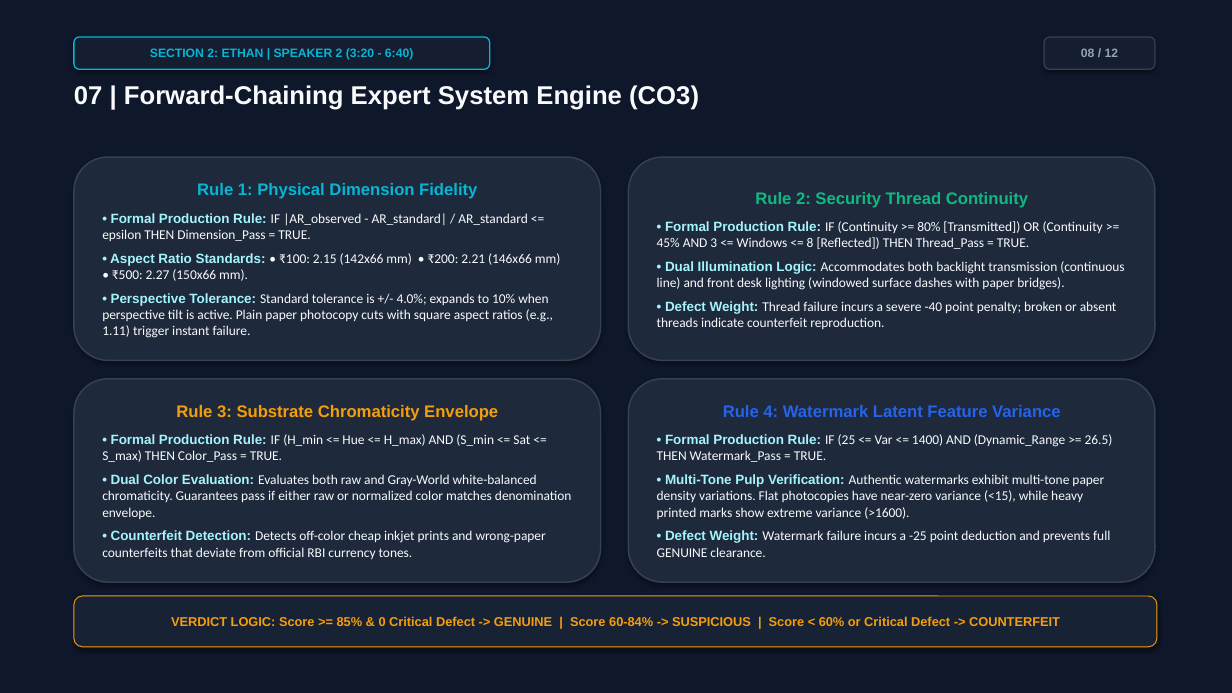
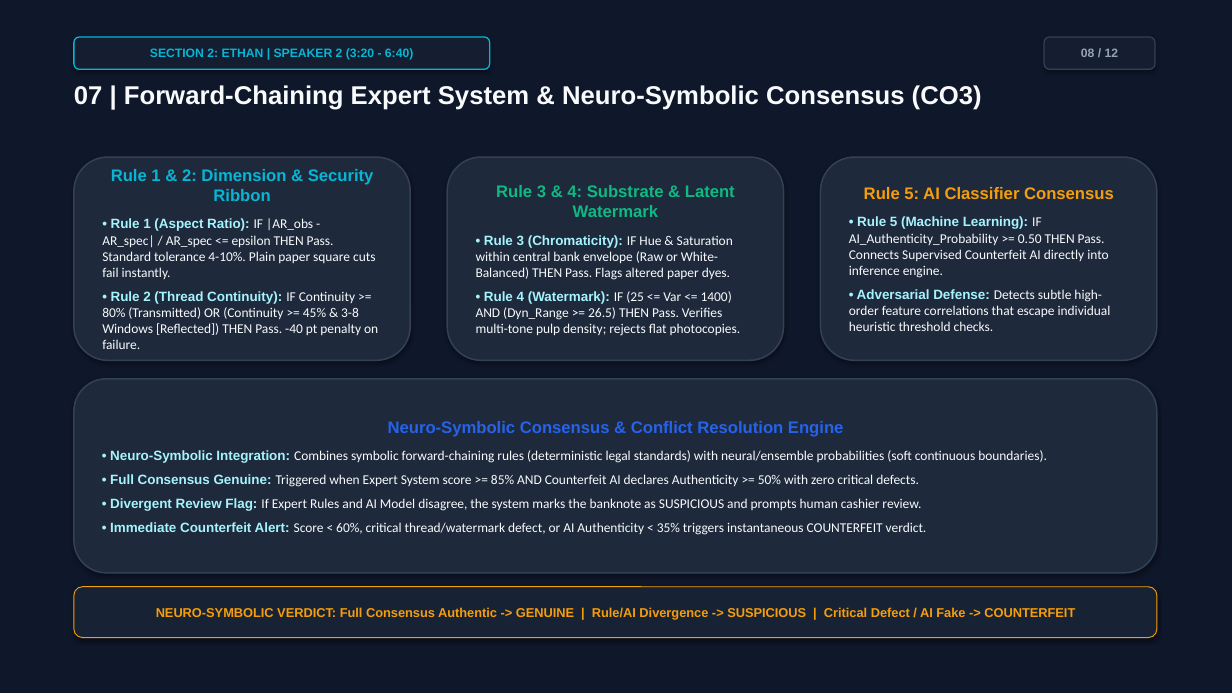
Before and after one commit to Soham51826/real-time-currency-counterfeit-checker, a slide deck: slide 8 of CurrencyGuard_AI_Defense_Presentation.pptx. Drawn at 1232x693 pixels with LibreOffice and Linux fonts; fonts in the diff are those of the drawing. Boxes give left, top, right and bottom in pixels: in the first picture for what was removed or moved away, otherwise in the second. Text is boxed around its words. In the diff, an @@ line names an element or a change of style, - is before the commit and + after.

```diff
--- a/CurrencyGuard_AI_Defense_Presentation.pptx
+++ b/CurrencyGuard_AI_Defense_Presentation.pptx
@@ text at [74,85,982,110]: text changed @@
-07 | Forward-Chaining Expert System Engine (CO3)
+07 | Forward-Chaining Expert System & Neuro-Symbolic Consensus (CO3)
@@ rounded rectangle "Rule 1 & 2: Dimension ...": place and size @@
-rounded rectangle "Rule 1 & 2: Dimension ..." at [74,157,601,360]
+rounded rectangle "Rule 1 & 2: Dimension ..." at [74,157,410,360]
@@ text in rounded rectangle at [102,169,378,349]: text changed @@
-Rule 1: Physical Dimension Fidelity
-• Formal Production Rule: IF |AR_observed - AR_standard| / AR_standard <= epsilon THEN Dimension_Pass = TRUE.
-• Aspect Ratio Standards: • ₹100: 2.15 (142x66 mm) • ₹200: 2.21 (146x66 mm) • ₹500: 2.27 (150x66 mm).
-• Perspective Tolerance: Standard tolerance is +/- 4.0%; expands to 10% when perspective tilt is active. Plain paper photocopy cuts with square aspect ratios (e.g., 1.11) trigger instant failure.
+Rule 1 & 2: Dimension & Security Ribbon
+• Rule 1 (Aspect Ratio): IF |AR_obs - AR_spec| / AR_spec <= epsilon THEN Pass. Standard tolerance 4-10%. Plain paper square cuts fail instantly.
+• Rule 2 (Thread Continuity): IF Continuity >= 80% (Transmitted) OR (Continuity >= 45% & 3-8 Windows [Reflected]) THEN Pass. -40 pt penalty on failure.
@@ rounded rectangle "Rule 3 & 4: Substrate ...": place and size @@
-rounded rectangle "Rule 3 & 4: Substrate ..." at [628,157,1155,360]
+rounded rectangle "Rule 3 & 4: Substrate ..." at [447,157,784,360]
@@ rounded rectangle "Rule 5: AI Classifier Consensus": place and size @@
-rounded rectangle "Rule 5: AI Classifier Consensus" at [74,379,601,582]
+rounded rectangle "Rule 5: AI Classifier Consensus" at [821,157,1157,360]
@@ text in rounded rectangle at [476,185,741,336]: text changed @@
-Rule 2: Security Thread Continuity
-• Formal Production Rule: IF (Continuity >= 80% [Transmitted]) OR (Continuity >= 45% AND 3 <= Windows <= 8 [Reflected]) THEN Thread_Pass = TRUE.
-• Dual Illumination Logic: Accommodates both backlight transmission (continuous line) and front desk lighting (windowed surface dashes with paper bridges).
-• Defect Weight: Thread failure incurs a severe -40 point penalty; broken or absent threads indicate counterfeit reproduction.
+Rule 3 & 4: Substrate & Latent Watermark
+• Rule 3 (Chromaticity): IF Hue & Saturation within central bank envelope (Raw or White-Balanced) THEN Pass. Flags altered paper dyes.
+• Rule 4 (Watermark): IF (25 <= Var <= 1400) AND (Dyn_Range >= 26.5) THEN Pass. Verifies multi-tone pulp density; rejects flat photocopies.
@@ text in rounded rectangle at [849,187,1114,331]: text changed @@
-Rule 3: Substrate Chromaticity Envelope
-• Formal Production Rule: IF (H_min <= Hue <= H_max) AND (S_min <= Sat <= S_max) THEN Color_Pass = TRUE.
-• Dual Color Evaluation: Evaluates both raw and Gray-World white-balanced chromaticity. Guarantees pass if either raw or normalized color matches denomination envelope.
-• Counterfeit Detection: Detects off-color cheap inkjet prints and wrong-paper counterfeits that deviate from official RBI currency tones.
+Rule 5: AI Classifier Consensus
+• Rule 5 (Machine Learning): IF AI_Authenticity_Probability >= 0.50 THEN Pass. Connects Supervised Counterfeit AI directly into inference engine.
+• Adversarial Defense: Detects subtle high-order feature correlations that escape individual heuristic threshold checks.
@@ rounded rectangle "Neuro-Symbolic Consensus & Conflict Resolution ...": place and size @@
-rounded rectangle "Neuro-Symbolic Consensus & Conflict Resolution ..." at [628,379,1155,582]
+rounded rectangle "Neuro-Symbolic Consensus & Conflict Resolution ..." at [74,379,1157,573]
@@ text in rounded rectangle at [110,421,1047,535]: text changed @@
-Rule 4: Watermark Latent Feature Variance
-• Formal Production Rule: IF (25 <= Var <= 1400) AND (Dynamic_Range >= 26.5) THEN Watermark_Pass = TRUE.
-• Multi-Tone Pulp Verification: Authentic watermarks exhibit multi-tone paper density variations. Flat photocopies have near-zero variance (<15), while heavy printed marks show extreme variance (>1600).
-• Defect Weight: Watermark failure incurs a -25 point deduction and prevents full GENUINE clearance.
+Neuro-Symbolic Consensus & Conflict Resolution Engine
+• Neuro-Symbolic Integration: Combines symbolic forward-chaining rules (deterministic legal standards) with neural/ensemble probabilities (soft continuous boundaries).
+• Full Consensus Genuine: Triggered when Expert System score >= 85% AND Counterfeit AI declares Authenticity >= 50% with zero critical defects.
+• Divergent Review Flag: If Expert Rules and AI Model disagree, the system marks the banknote as SUSPICIOUS and prompts human cashier review.
+• Immediate Counterfeit Alert: Score < 60%, critical thread/watermark defect, or AI Authenticity < 35% triggers instantaneous COUNTERFEIT verdict.
@@ rounded rectangle "NEURO-SYMBOLIC VERDICT: Full Consensus Authentic ...": place and size @@
-rounded rectangle "NEURO-SYMBOLIC VERDICT: Full Consensus Authentic ..." at [74,596,1157,647]
+rounded rectangle "NEURO-SYMBOLIC VERDICT: Full Consensus Authentic ..." at [74,587,1157,638]
@@ text in rounded rectangle at [156,607,1075,620]: text changed @@
-VERDICT LOGIC: Score >= 85% & 0 Critical Defect -> GENUINE | Score 60-84% -> SUSPICIOUS | Score < 60% or Critical Defect -> COUNTERFEIT
+NEURO-SYMBOLIC VERDICT: Full Consensus Authentic -> GENUINE | Rule/AI Divergence -> SUSPICIOUS | Critical Defect / AI Fake -> COUNTERFEIT
```
Also in this commit, not shown: 3 other slides changed, 26 other files.
